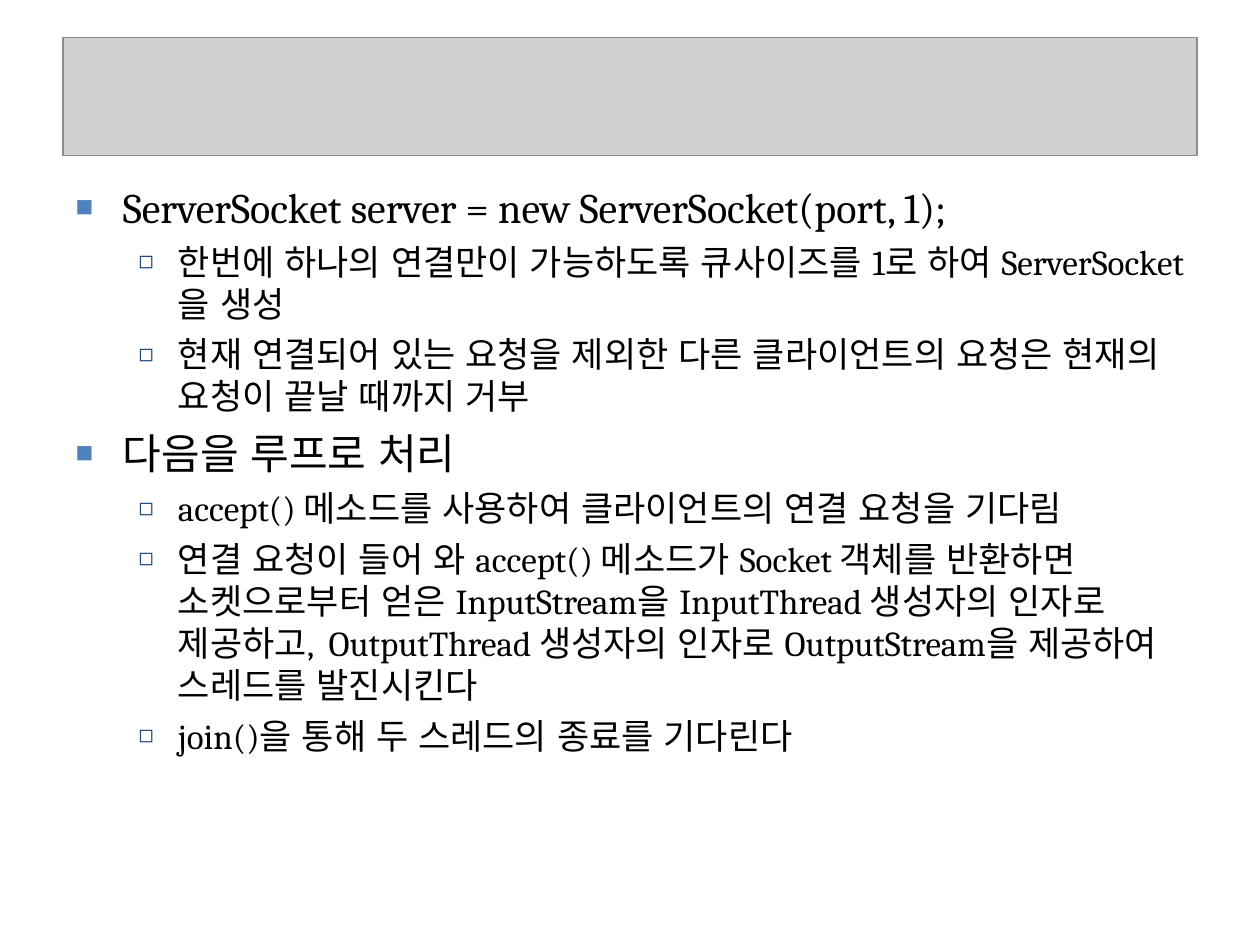
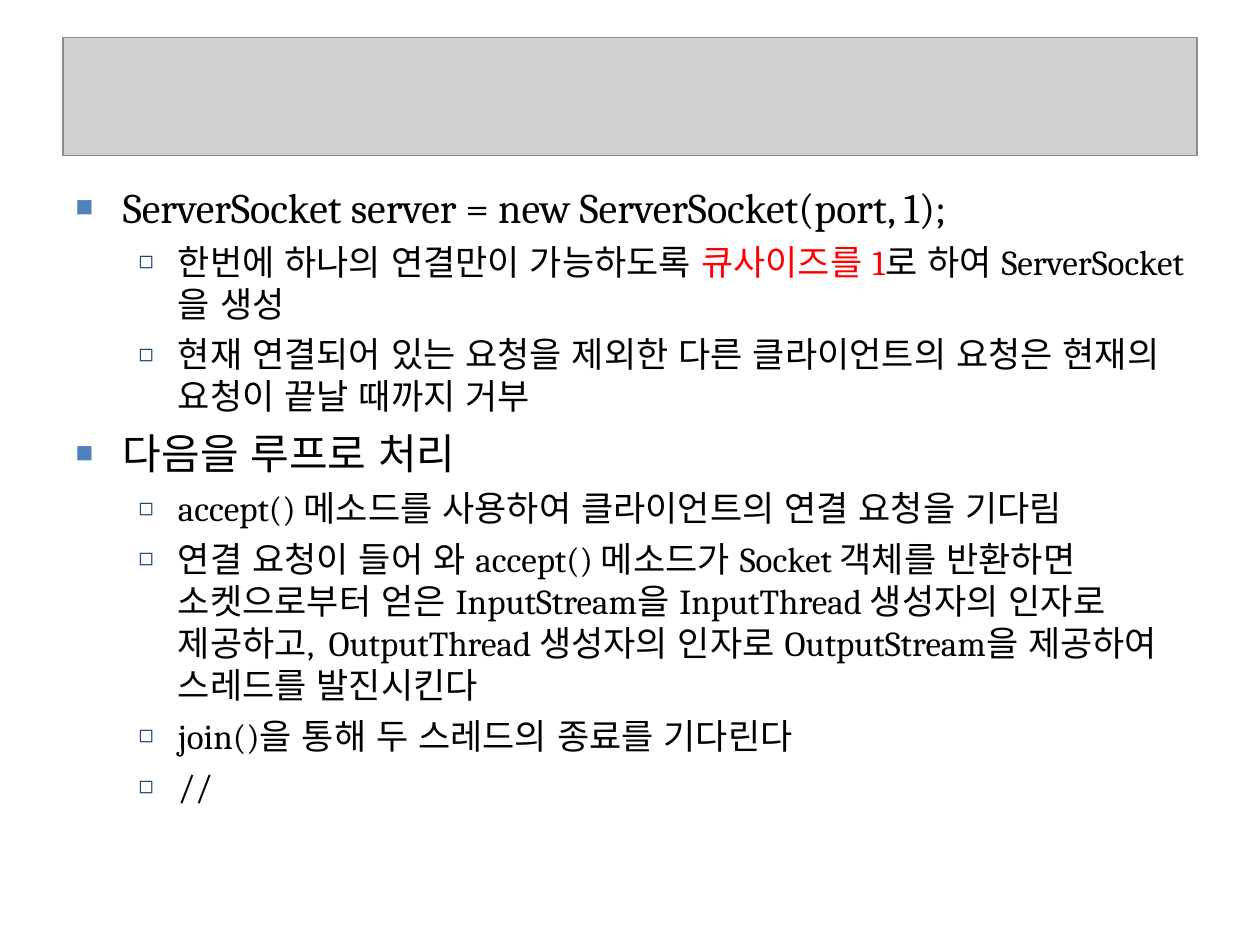
Before and after one commit to seleuchel/javaNetwork, a slide deck: slide 73 of ppt/321_chap09ServerSocket.ppt. Drawn at 1260x945 pixels with LibreOffice and Linux fonts; fonts in the diff are those of the drawing; grey boxes stand for pictures; background and template pictures are left out. Boxes give left, top, right and bottom in pixels: in the first picture for what was removed or moved away, otherwise in the second. Text is boxed around its words. In the diff, an @@ line names an element or a change of style, - is before the commit and + after.

```diff
--- a/ppt/321_chap09ServerSocket.ppt
+++ b/ppt/321_chap09ServerSocket.ppt
@@ text at (123,193,1160,757): paragraph added @@
+  ◻ //
@@ text at (178,246,991,320): text colour #000000 to #FF0000 in "큐사이즈를 1로" @@
```
Also in this commit, not shown: 7 other slides changed, 7 other files.
